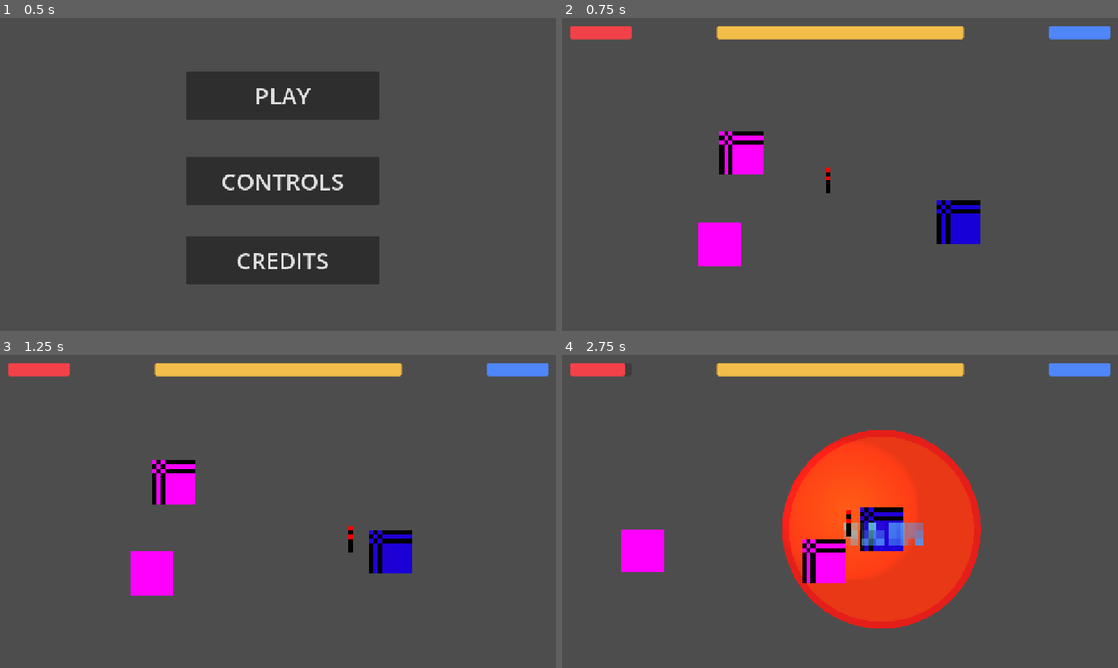
Above: before the commit, frames 1-4 (two rows, left to right).
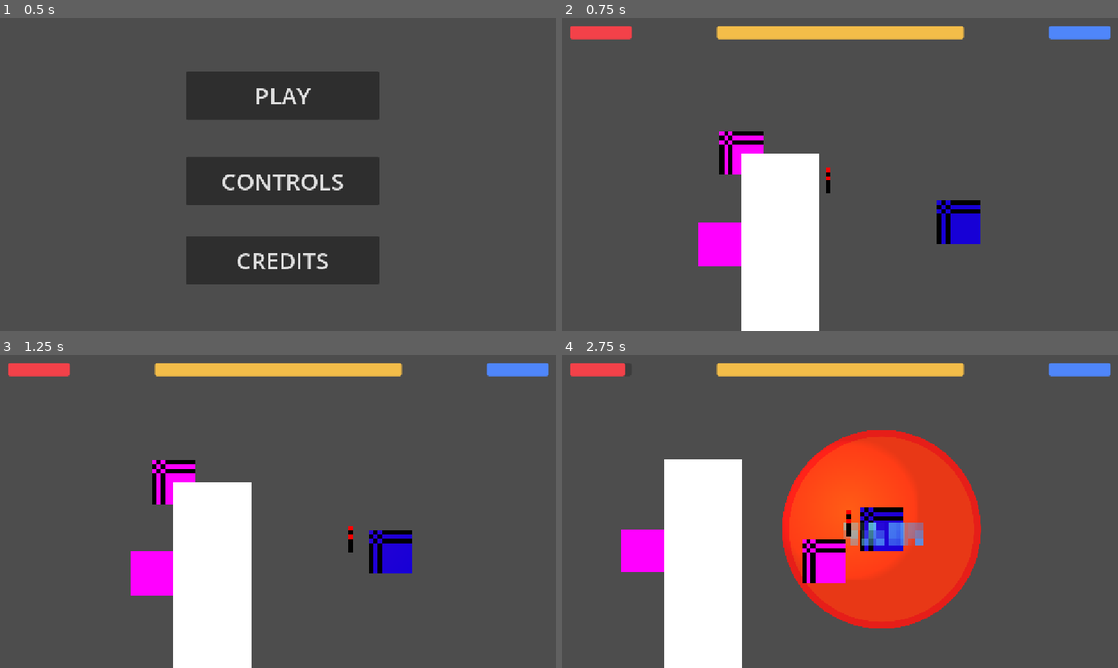
Above: after the commit, the same moments.

Repository: anqilique/GDGJam2-2025
Game: Godot game, scene res://Scenes/start_menu.tscn
Same seed, same stepped clock (60 frames per second), same inputs: the game is played once before the commit and once after it. The engine's default icon, where the game draws it, is replaced by a stand-in: a white triangle on a blue panel in a dark square.
Inputs (mouse positions are in pixels of both pictures, inside the frame that each line leads up to):
- Up to frame 1 (0.5 s): no input
- Up to frame 2 (0.75 s): click "PLAY" at 0.5 s
- Up to frame 3 (1.25 s): no input
- Up to frame 4 (2.75 s): move the mouse to (962, 495) at 1.27 s; hold D (fire_cat_move_right) 1.28-2.03 s; click (962, 495) at 1.35 s; move the mouse to (728, 527) at 2.02 s; hold S (fire_cat_move_down) from 2.03 s (still down); tap Space (yarn_cat_pass_torch) at 2.1 s

Frame 1 is identical in both runs. In frame 2, 7.9% of the frame differs, in the area x 32-47%, y 43-100%; in frame 3, 8.4%; in frame 4, 9.3%, in the area x 18-33%, y 33-100%.

Commit message:
Mock Walls
No collisions and no art. 😭

Diff:
--- a/Scenes/map.tscn
+++ b/Scenes/map.tscn
@@ -1,3 +1,41 @@
-[gd_scene load_steps=0 format=3 uid="uid://ddaet4ni81qki"]
+[gd_scene load_steps=2 format=3 uid="uid://ddaet4ni81qki"]
+
+[ext_resource type="PackedScene" uid="uid://bdtv1ln0t1j8i" path="res://Scenes/door.tscn" id="1_ci6au"]
 
 [node name="Map" type="Node2D"]
+
+[node name="ColorRect" type="ColorRect" parent="."]
+offset_right = 18.0
+offset_bottom = 233.0
+
+[node name="ColorRect2" type="ColorRect" parent="."]
+offset_left = 297.0
+offset_right = 315.0
+offset_bottom = 233.0
+
+[node name="ColorRect3" type="ColorRect" parent="."]
+offset_left = 3.0
+offset_top = 288.0
+offset_right = 21.0
+offset_bottom = 521.0
+
+[node name="ColorRect4" type="ColorRect" parent="."]
+offset_left = 646.0
+offset_top = 288.0
+offset_right = 664.0
+offset_bottom = 521.0
+
+[node name="ColorRect5" type="ColorRect" parent="."]
+offset_left = 646.0
+offset_top = -2.0
+offset_right = 664.0
+offset_bottom = 231.0
+
+[node name="ColorRect6" type="ColorRect" parent="."]
+offset_left = 301.0
+offset_top = 385.0
+offset_right = 319.0
+offset_bottom = 618.0
+
+[node name="Door" parent="." instance=ExtResource("1_ci6au")]
+position = Vector2(654, 258)
